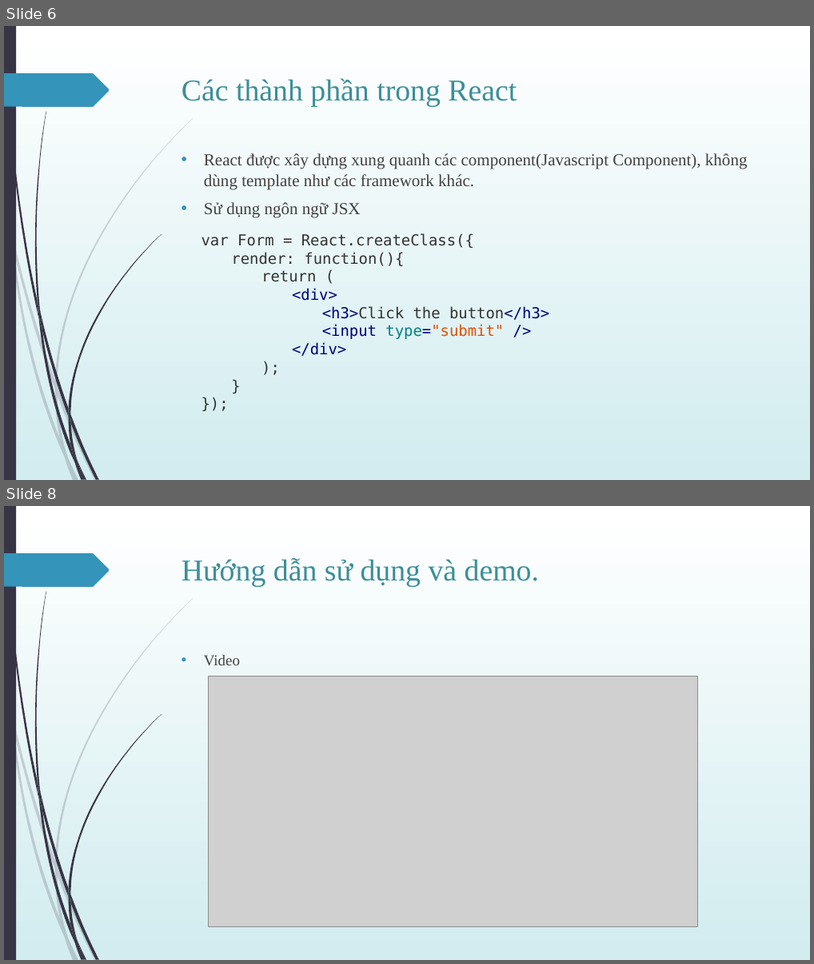
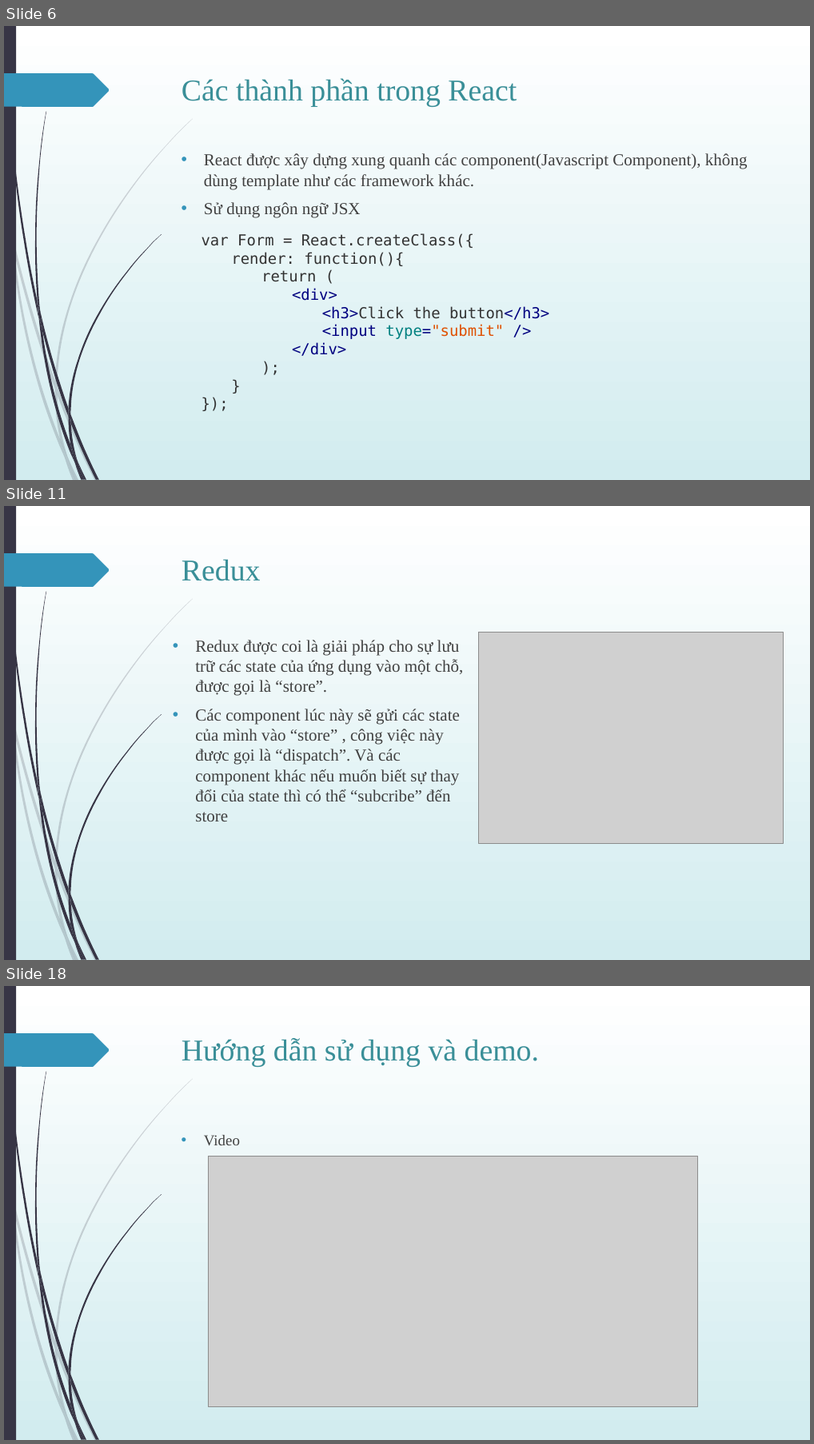
Before and after one commit to Nguyen257/-UDPT-TH2013-Seminar-React-Redux, a slide deck: Giới-thiệu-về-React-Redux.pptx. Shown one above the other, each under a label of ours: slides 6 and 8 before the commit, slides 6, 11 and 18 after it; the slides between them are not shown. The pictures are 814x964 and 814x1444 pixels, drawn with LibreOffice and Linux fonts; fonts in the diff are those of the drawing; grey boxes stand for pictures. Boxes give left, top, right and bottom in pixels: in the first picture for what was removed or moved away, otherwise in the second. Text is boxed around its words. In the diff, an @@ line names an element or a change of style, - is before the commit and + after.

Commit message:
Update phần lý thuyết về React, Redux và cách kết nối React + Redux

```diff
--- a/Giới-thiệu-về-React-Redux.pptx
+++ b/Giới-thiệu-về-React-Redux.pptx
@@ slide 11 added at <box>4,506,810,960</box>, background gradient #FFFFFF to #D2EDF0; not listed: 24 template elements that a slide beside it also shows @@
@@ title added at <box>182,559,261,581</box>, 36 pt, text #3A8F98 @@
+Redux
@@ text added at <box>195,640,464,821</box>, 20 pt, text #404040 @@
+• Redux được coi là giải pháp cho sự lưu trữ các state của ứng dụng vào một chỗ, được gọi là “store”.
+• Các component lúc này sẽ gửi các state của mình vào “store” , công việc này được gọi là “dispatch”. Và các component khác nếu muốn biết sự thay đổi của state thì có thể “subcribe” đến store
@@ picture added at <box>479,632,784,843</box> @@
@@ what was slide 8 is now slide 18 @@
```
Also in this commit, not shown: 4 slides changed, 9 other slides added.
